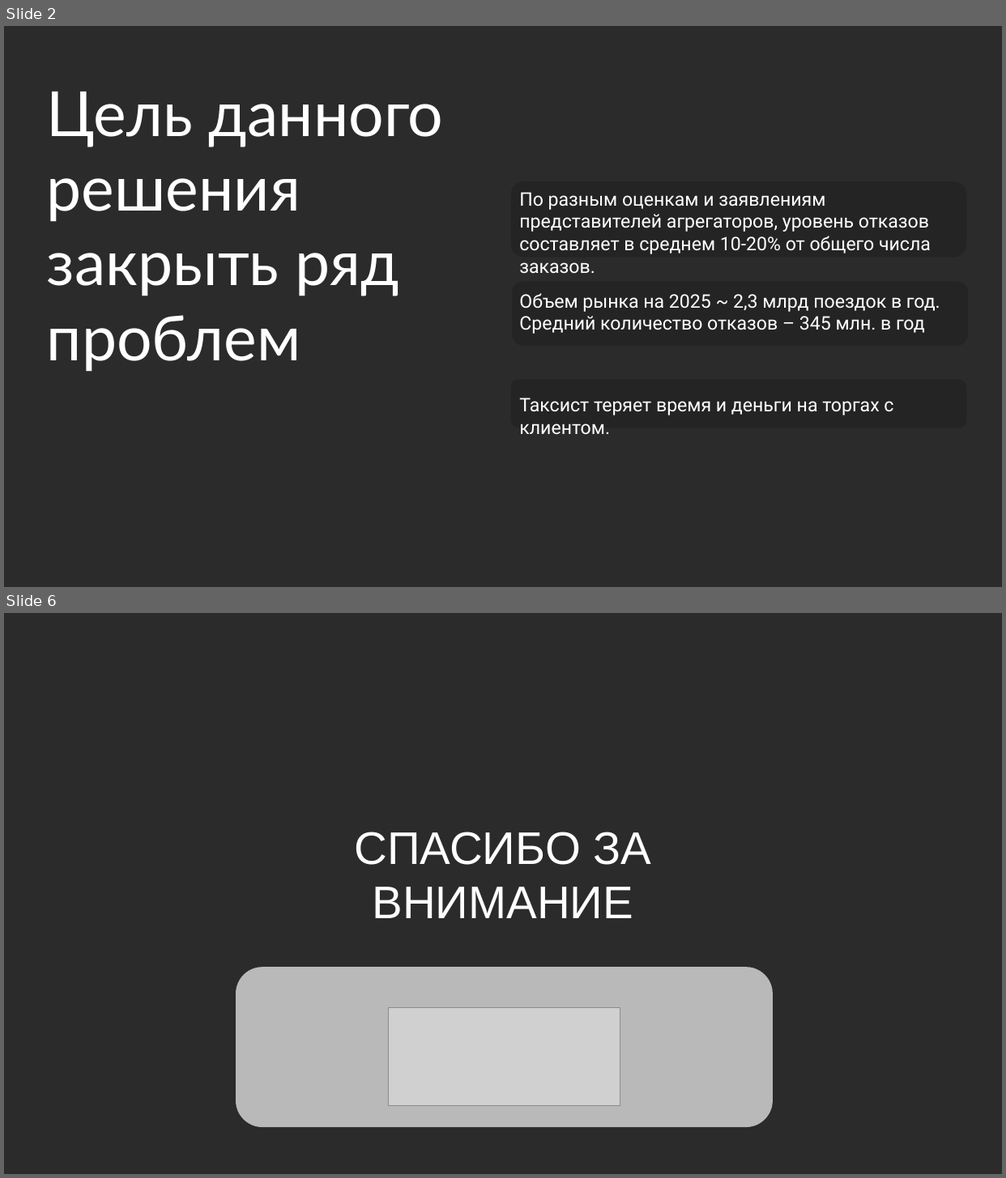
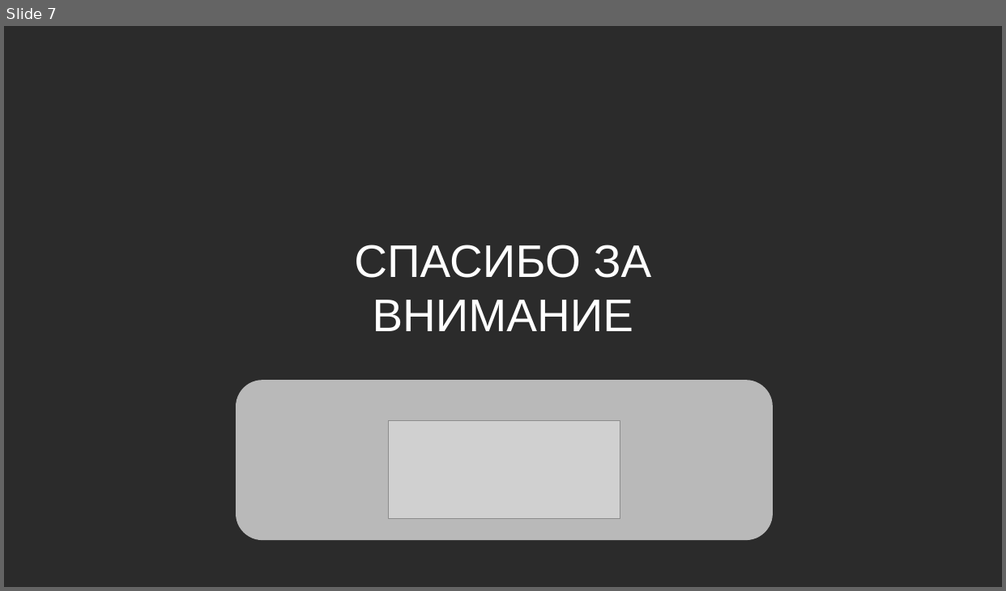
Before and after one commit to KlosHiHi/PITPM, a slide deck: pract/pract5/Презентация.pptx. Shown one above the other, each under a label of ours: slides 2 and 6 before the commit, slide 7 after it; the slides between them are not shown. The pictures are 1006x1178 and 1006x591 pixels, drawn with LibreOffice and Linux fonts; fonts in the diff are those of the drawing; grey boxes stand for pictures; background and template pictures are left out; a plain dark background stands for a picture behind light text. Boxes give left, top, right and bottom in pixels: in the first picture for what was removed or moved away, otherwise in the second. Text is boxed around its words. In the diff, an @@ line names an element or a change of style, - is before the commit and + after.

```diff
--- a/pract/pract5/Презентация.pptx
+++ b/pract/pract5/Презентация.pptx
@@ slide 2 removed at (4, 26, 1002, 587), background picture (left out) @@
@@ text removed at (47, 92, 444, 371) @@
-Цель данного решения закрыть ряд проблем
@@ rounded rectangle removed at (511, 182, 967, 258) @@
@@ text removed at (519, 192, 931, 254) @@
-По разным оценкам и заявлениям представителей агрегаторов, уровень отказов составляет в среднем 10-20% от общего числа заказов.
@@ rounded rectangle removed at (513, 281, 968, 346) @@
@@ text removed at (519, 293, 940, 334) @@
-Объем рынка на 2025 ~ 2,3 млрд поездок в год. Средний количество отказов – 345 млн. в год
@@ rounded rectangle removed at (511, 379, 967, 428) @@
@@ text removed at (519, 398, 893, 434) @@
-Таксист теряет время и деньги на торгах с клиентом.
@@ what was slide 6 is now slide 7 @@
```
Also in this commit, not shown: 1 slide changed, 5 slides added, 3 other slides removed, 1 other file.
